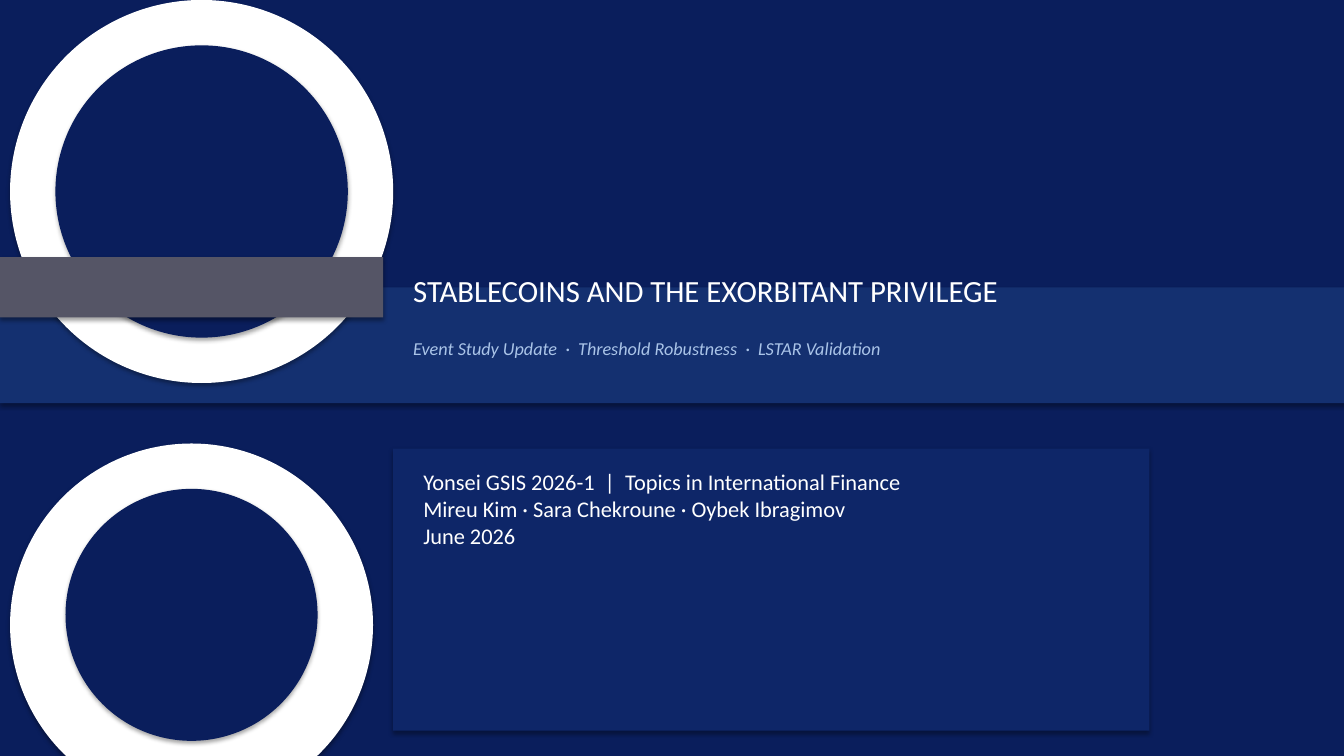
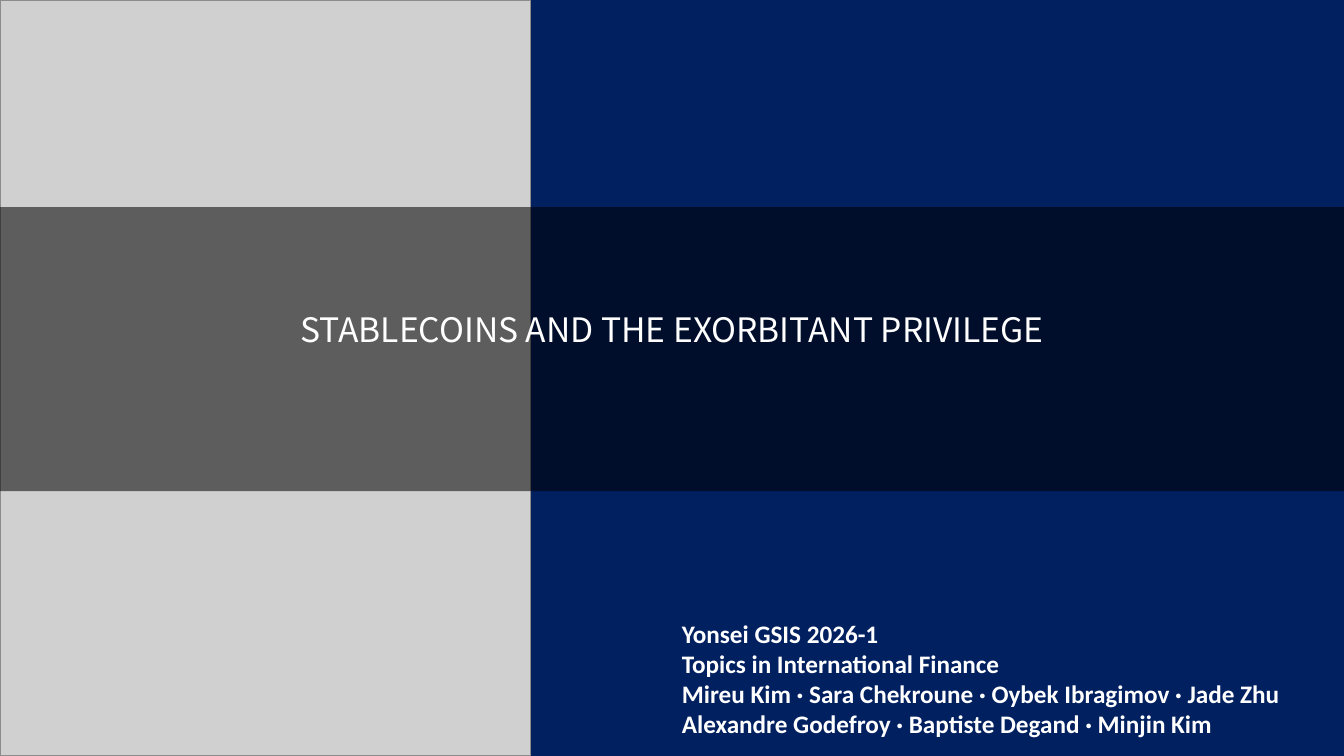
Before and after one commit to kimmireu0921/Stablecoins-and-the-Exorbitant-Privilege, a slide deck: slide 1 of presentations/0602_Stablecoin_Exorbitant_Privilege.pptx. Drawn at 1344x756 pixels with LibreOffice and Linux fonts; fonts in the diff are those of the drawing; grey boxes stand for pictures. Boxes give left, top, right and bottom in pixels: in the first picture for what was removed or moved away, otherwise in the second. Text is boxed around its words. In the diff, an @@ line names an element or a change of style, - is before the commit and + after.

Commit message:
added Minjin in the cover and last page

```diff
--- a/presentations/0602_Stablecoin_Exorbitant_Privilege.pptx
+++ b/presentations/0602_Stablecoin_Exorbitant_Privilege.pptx
@@ background #FFFFFF to #002060 @@
@@ rectangle removed at [0, 0, 1344, 756] @@
@@ picture added at [0, 0, 530, 756] @@
@@ ellipse removed at [10, 0, 393, 383] @@
@@ ellipse removed at [55, 45, 348, 338] @@
@@ rectangle "STABLECOINS AND THE EXORBITANT PRIVILEGE": place and size @@
-rectangle "STABLECOINS AND THE EXORBITANT PRIVILEGE" at [413, 282, 997, 303]
+rectangle "STABLECOINS AND THE EXORBITANT PRIVILEGE" at [0, 208, 1344, 492]
@@ rectangle "STABLECOINS AND THE EXORBITANT PRIVILEGE" at [0, 208, 1344, 492]: size 22 to 24 pt, font Calibri to Noto Sans CJK JP; alignment left to centre; vertical alignment top to middle; fill none to #000000 at 55% opacity @@
@@ rectangle removed at [0, 257, 383, 318] @@
@@ rectangle removed at [0, 287, 1344, 403] @@
@@ text removed at [413, 342, 881, 358] @@
-Event Study Update · Threshold Robustness · LSTAR Validation
@@ ellipse removed at [10, 444, 373, 756] @@
@@ rectangle removed at [393, 449, 1149, 731] @@
@@ ellipse removed at [66, 489, 318, 741] @@
@@ text at [682, 625, 1279, 738]: text changed; size 16 to 18 pt; bold on @@
-Yonsei GSIS 2026-1 | Topics in International Finance
-Mireu Kim · Sara Chekroune · Oybek Ibragimov
-June 2026
+Yonsei GSIS 2026-1
+Topics in International Finance
+Mireu Kim · Sara Chekroune · Oybek Ibragimov · Jade Zhu Alexandre Godefroy · Baptiste Degand · Minjin Kim
```
Also in this commit, not shown: 1 other slide changed.
